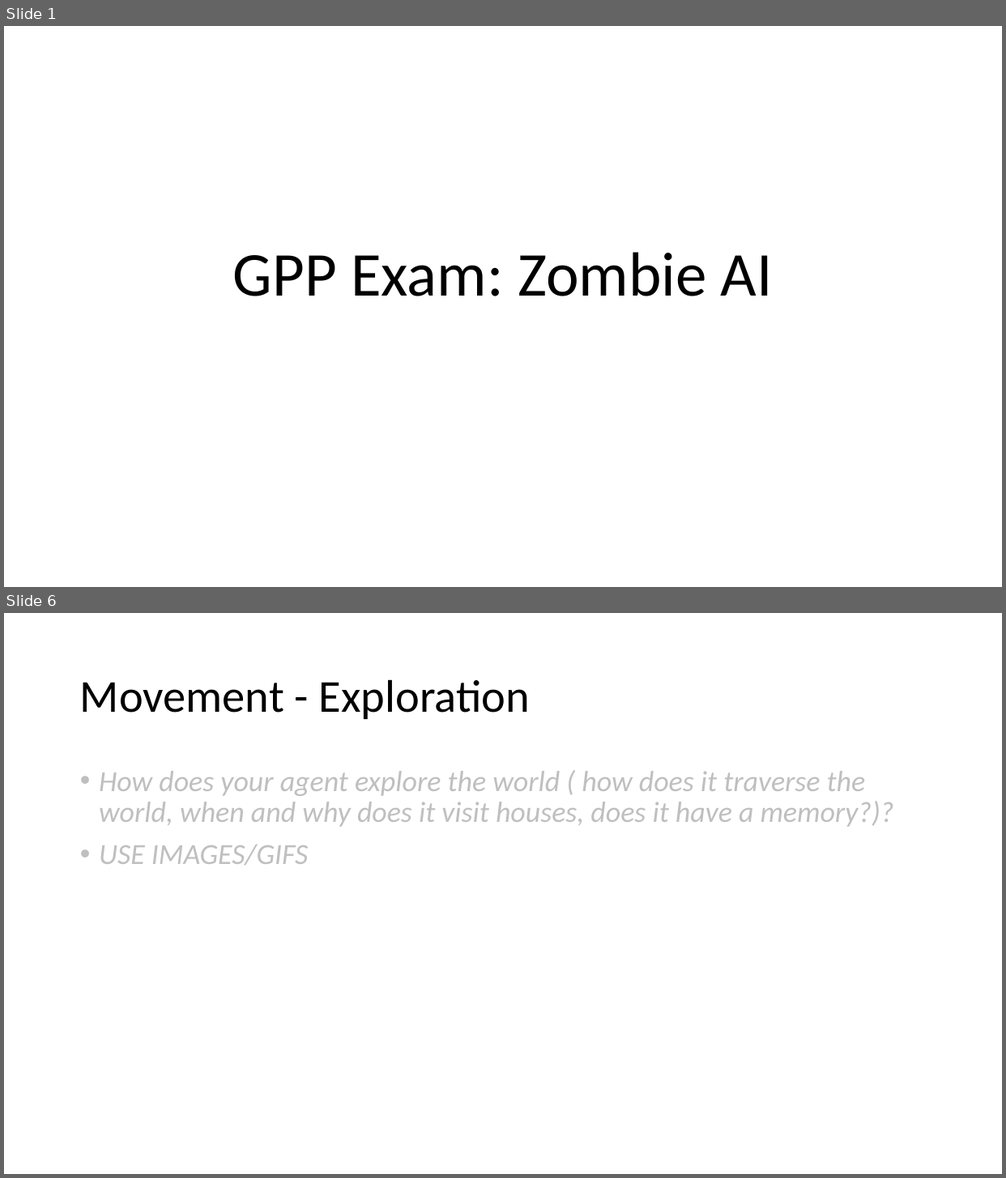
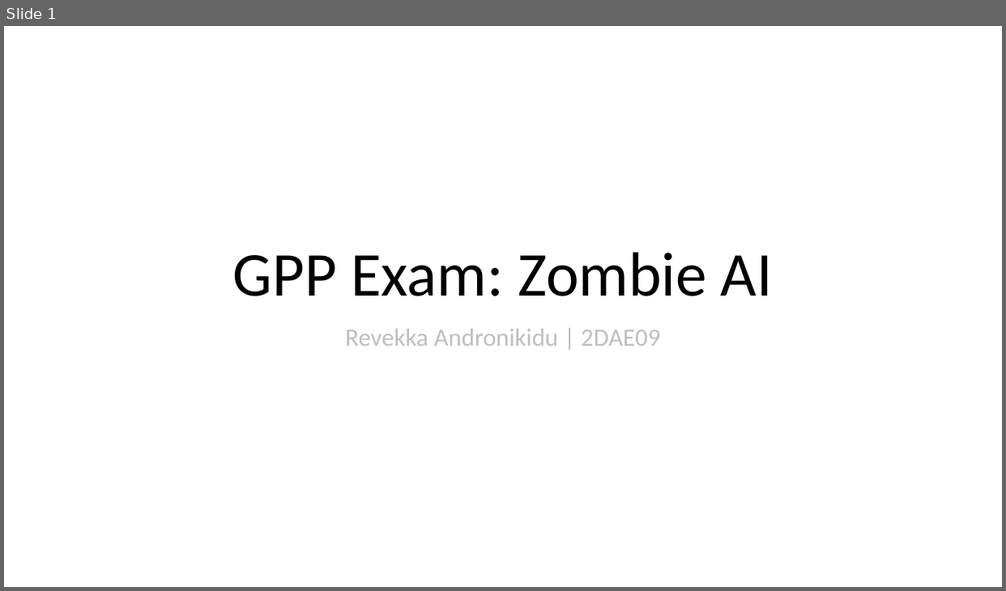
Before and after one commit to revekka-andronikidu/ZombieAISurvivalGame, a slide deck: GPP_ZombieAI_LastNameFirstName_2DAEXX.pptx. Shown one above the other, each under a label of ours: slides 1 and 6 before the commit, slide 1 after it; the slides between them are not shown. The pictures are 1006x1178 and 1006x591 pixels, drawn with LibreOffice and Linux fonts; fonts in the diff are those of the drawing. Boxes give left, top, right and bottom in pixels: in the first picture for what was removed or moved away, otherwise in the second. Text is boxed around its words. In the diff, an @@ line names an element or a change of style, - is before the commit and + after.

```diff
--- a/GPP_ZombieAI_LastNameFirstName_2DAEXX.pptx
+++ b/GPP_ZombieAI_LastNameFirstName_2DAEXX.pptx
@@ slide 6 removed at [4,613,1002,1174], background #FFFFFF @@
@@ title removed at [80,679,530,719] @@
-Movement - Exploration
@@ text removed at [99,771,894,865] @@
-• How does your agent explore the world ( how does it traverse the world, when and why does it visit houses, does it have a memory?)?
-• USE IMAGES/GIFS
@@ slide 1 changed as well @@
@@ subtitle added at [345,329,660,346], 24 pt, text #BFBFBF @@
+Revekka Andronikidu | 2DAE09
```
Also in this commit, not shown: 3 other slides changed, 3 slides added, 2 other slides removed, 13 other files.
